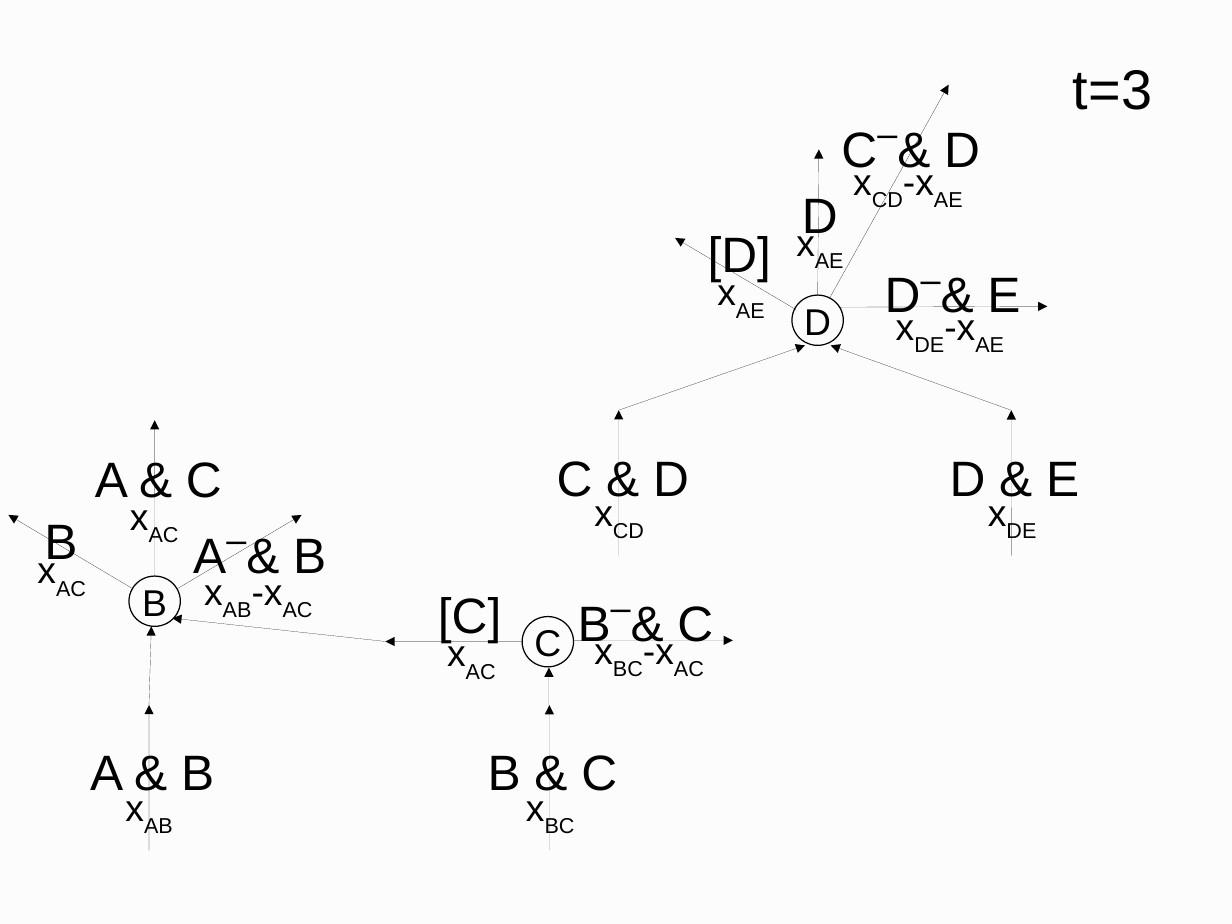
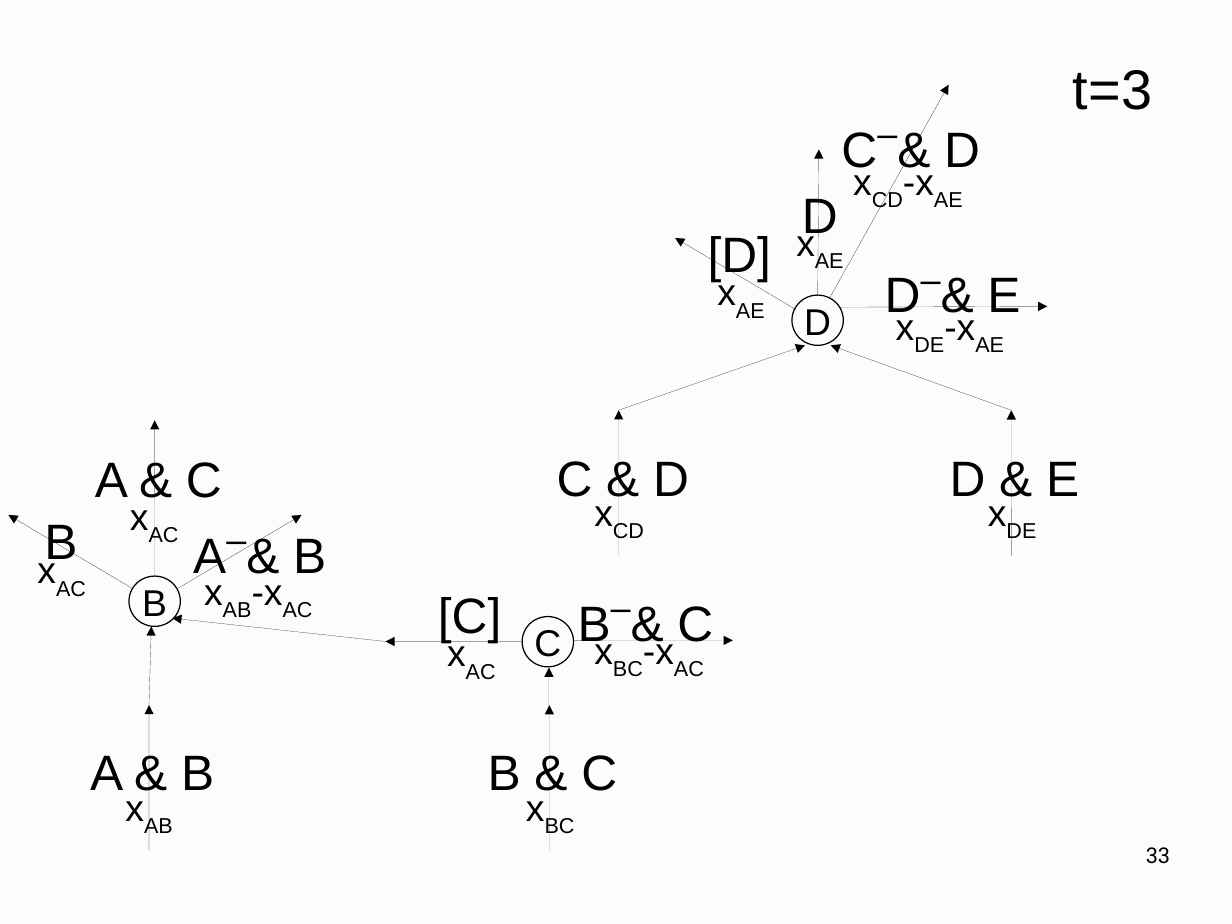
Before and after one commit to OrfeasLitos/virtual-payment-channels, a slide deck: slide 33 of slides/presentation.odp (slide 23 before the commit). Drawn at 1232x924 pixels with LibreOffice and Linux fonts; fonts in the diff are those of the drawing. Boxes give left, top, right and bottom in pixels: in the first picture for what was removed or moved away, otherwise in the second. Text is boxed around its words. In the diff, an @@ line names an element or a change of style, - is before the commit and + after.

```diff
--- a/slides/presentation.odp
+++ b/slides/presentation.odp
@@ page number added at [1146,847,1170,864], 14 pt, text #000000 @@
+33
```
Also in this commit, not shown: 22 other slides changed, 9 slides added.
